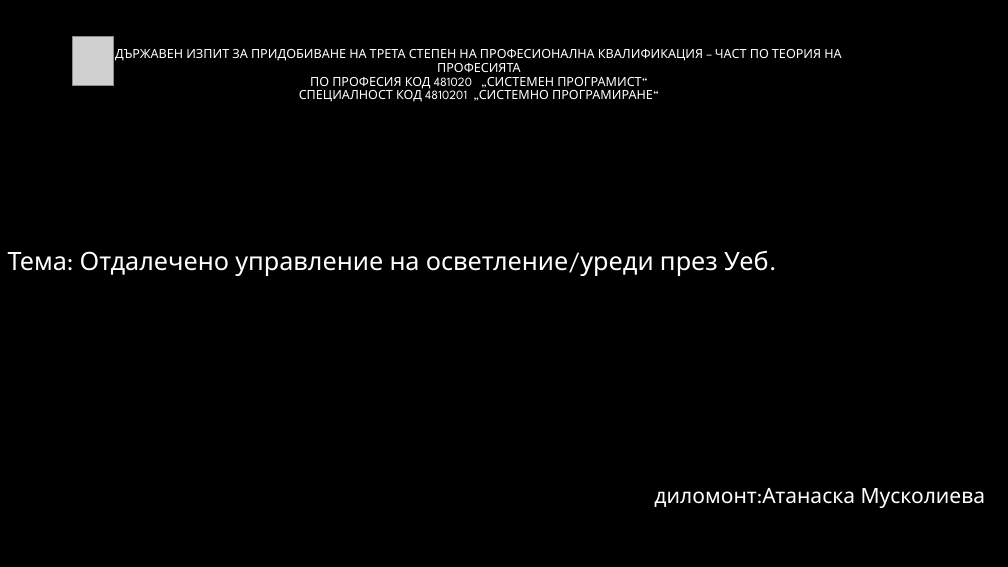
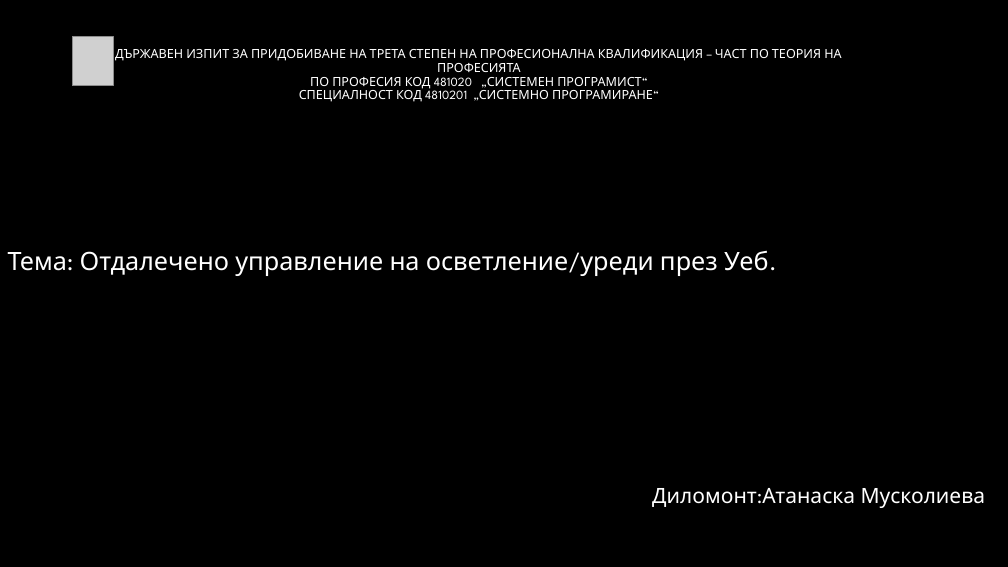
Before and after one commit to pgee-dzi2024/ThemeSP_2603, a slide deck: slide 1 of DR/Защита.pptx. Drawn at 1008x567 pixels with LibreOffice and Linux fonts; fonts in the diff are those of the drawing; grey boxes stand for pictures; background and template pictures are left out. Boxes give left, top, right and bottom in pixels: in the first picture for what was removed or moved away, otherwise in the second. Text is boxed around its words. In the diff, an @@ line names an element or a change of style, - is before the commit and + after.

```diff
--- a/DR/Защита.pptx
+++ b/DR/Защита.pptx
@@ subtitle at box(652, 488, 986, 508): text changed @@
-диломонт:Атанаска Мусколиева
+Диломонт:Атанаска Мусколиева
```
Also in this commit, not shown: 4 other slides changed.
